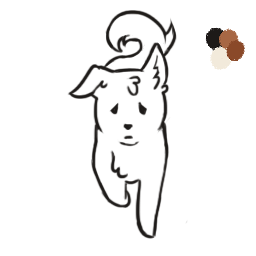
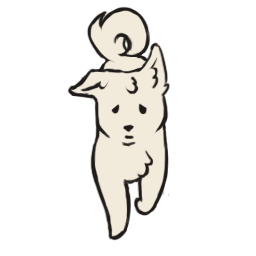
The second 256x256 image is a revision of the first. Changes to its layers:
hid "Palette" over [205, 27, 245, 70]
painted on "Layer 18" (1st of 2, in "Lines") over [67, 9, 171, 218]
painted on "Layer 15" over [67, 6, 170, 240]
painted on "Layer 14" over [68, 14, 170, 229]
painted on "Layer 13" over [67, 68, 169, 165]
added layer "Layer 18" (2nd of 2, in "Color") in group "Color" over [67, 9, 171, 241]
added layer "Layer 17" in group "Color" over [67, 6, 173, 241]
added layer "Layer 16" in group "Color" over [67, 9, 173, 241]
added layer "Layer 19" in group "Color" over [67, 9, 177, 241]
hid "Grey" over [67, 6, 245, 241]
